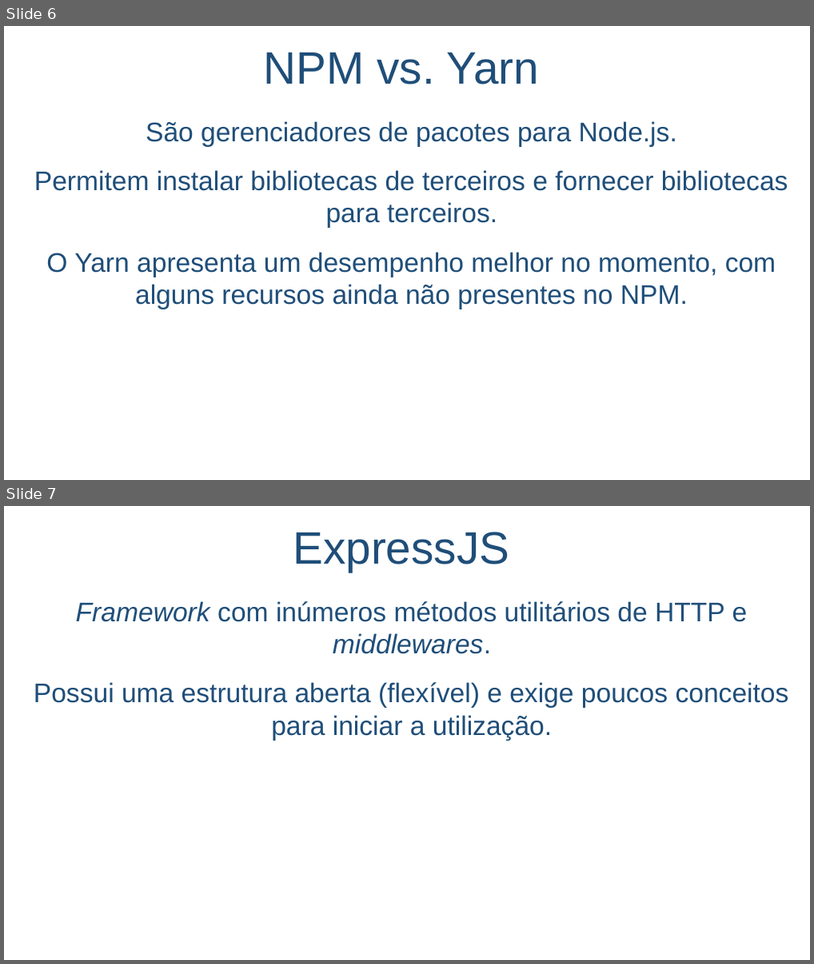
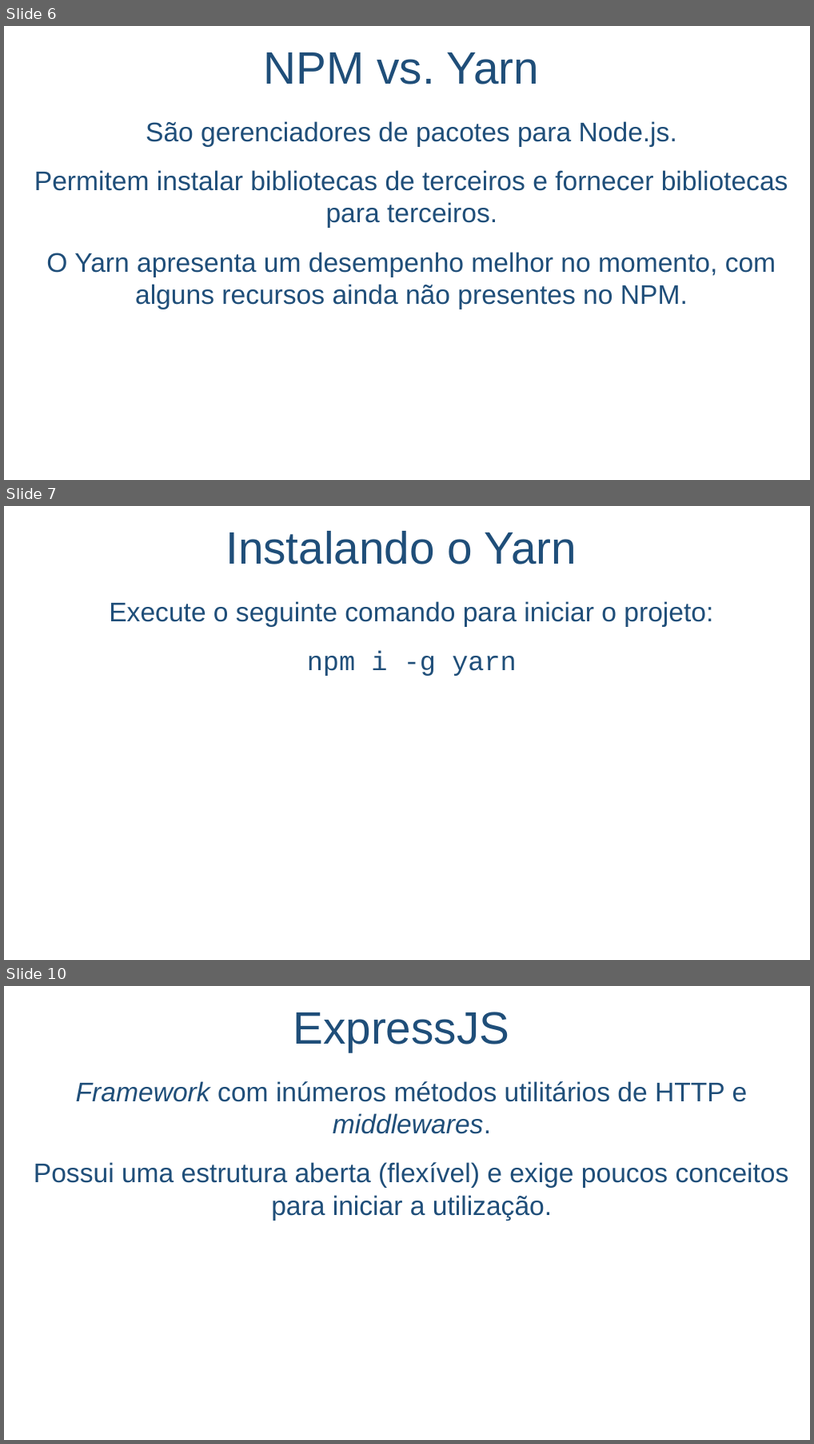
Before and after one commit to salmo-jr/public-slides, a slide deck: node-js.pptx. Shown one above the other, each under a label of ours: slides 6 and 7 before the commit, slides 6, 7 and 10 after it; the slides between them are not shown. The pictures are 814x964 and 814x1444 pixels, drawn with LibreOffice and Linux fonts; fonts in the diff are those of the drawing; background and template pictures are left out. Boxes give left, top, right and bottom in pixels: in the first picture for what was removed or moved away, otherwise in the second. Text is boxed around its words. In the diff, an @@ line names an element or a change of style, - is before the commit and + after.

```diff
--- a/node-js.pptx
+++ b/node-js.pptx
@@ slide 7 added at (4, 506, 810, 960), background picture (left out) @@
@@ text added at (226, 531, 578, 564), 54 pt, text #1F4E79 @@
+Instalando o Yarn
@@ text added at (109, 601, 714, 676), 32 pt, text #1F4E79 @@
+Execute o seguinte comando para iniciar o projeto:
+npm i -g yarn
@@ what was slide 7 is now slide 10 @@
```
Also in this commit, not shown: 2 slides changed, 4 other slides added.
